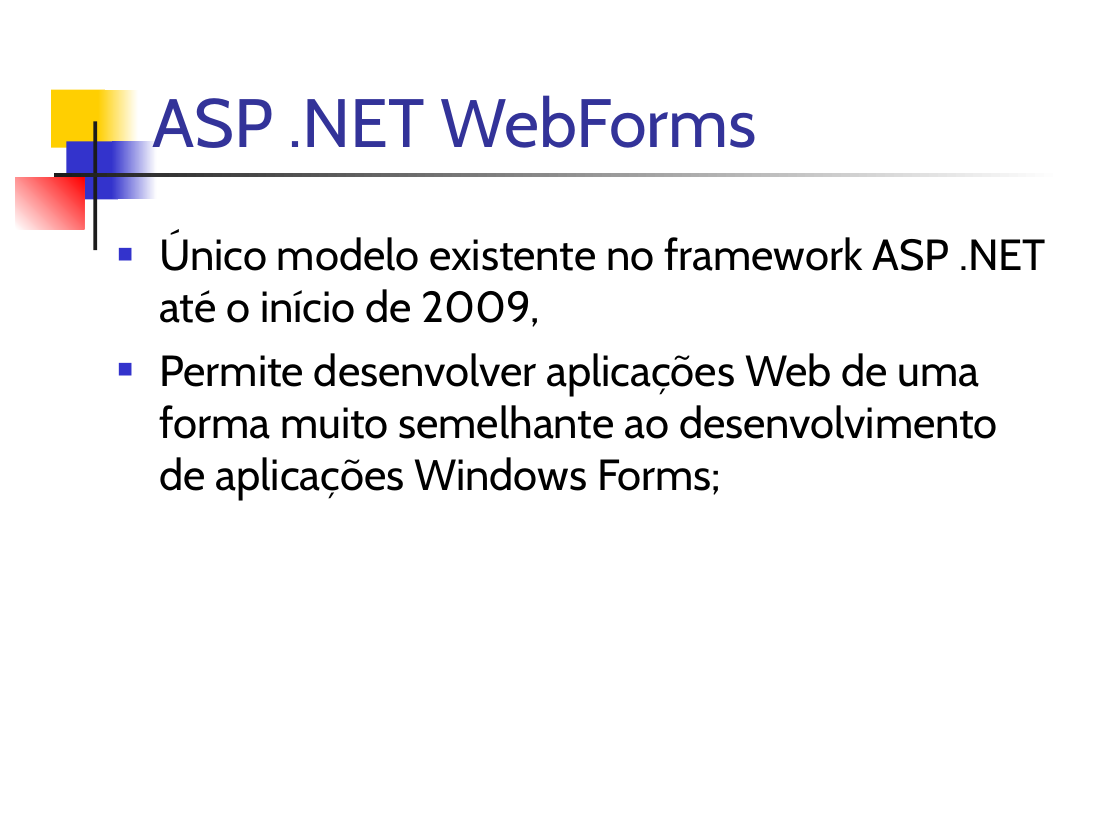
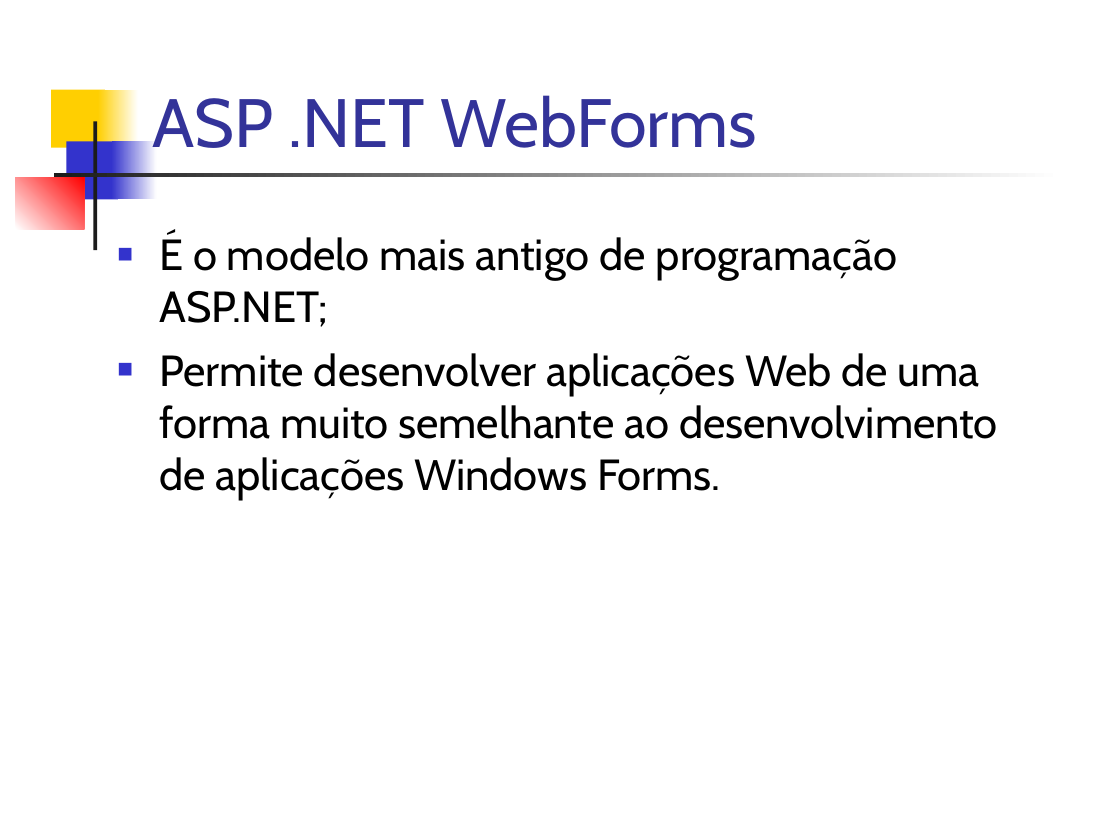
Before and after one commit to dssika/mini-curso-asp-net-mvc3, a slide deck: slide 6 of Slide/Mini Curso.ppt (slide 3 before the commit). Drawn at 1120x840 pixels with LibreOffice and Linux fonts; fonts in the diff are those of the drawing. Boxes give left, top, right and bottom in pixels: in the first picture for what was removed or moved away, otherwise in the second. Text is boxed around its words. In the diff, an @@ line names an element or a change of style, - is before the commit and + after.

```diff
--- a/Slide/Mini Curso.ppt
+++ b/Slide/Mini Curso.ppt
@@ text at (159,233,998,501): text changed @@
-■ Único modelo existente no framework ASP .NET até o início de 2009,
-■ Permite desenvolver aplicações Web de uma forma muito semelhante ao desenvolvimento de aplicações Windows Forms;
+■ É o modelo mais antigo de programação ASP.NET;
+■ Permite desenvolver aplicações Web de uma forma muito semelhante ao desenvolvimento de aplicações Windows Forms.
```
Also in this commit, not shown: 1 other slide changed, 7 slides added, 2 other files.
